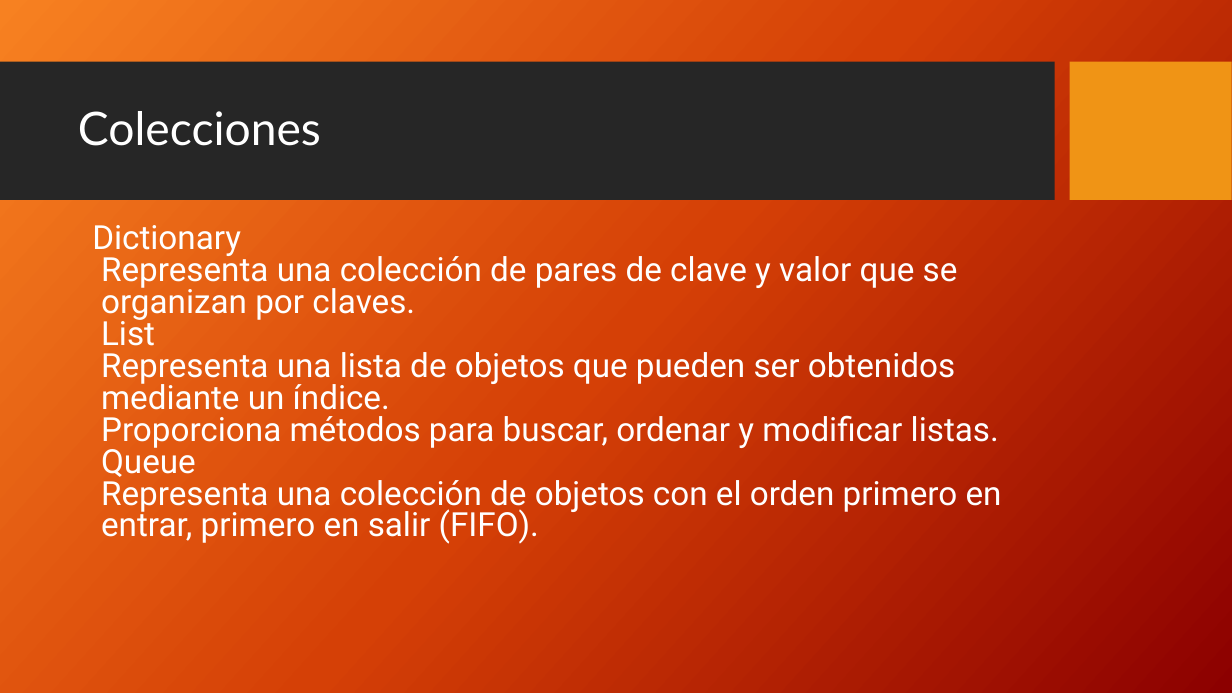
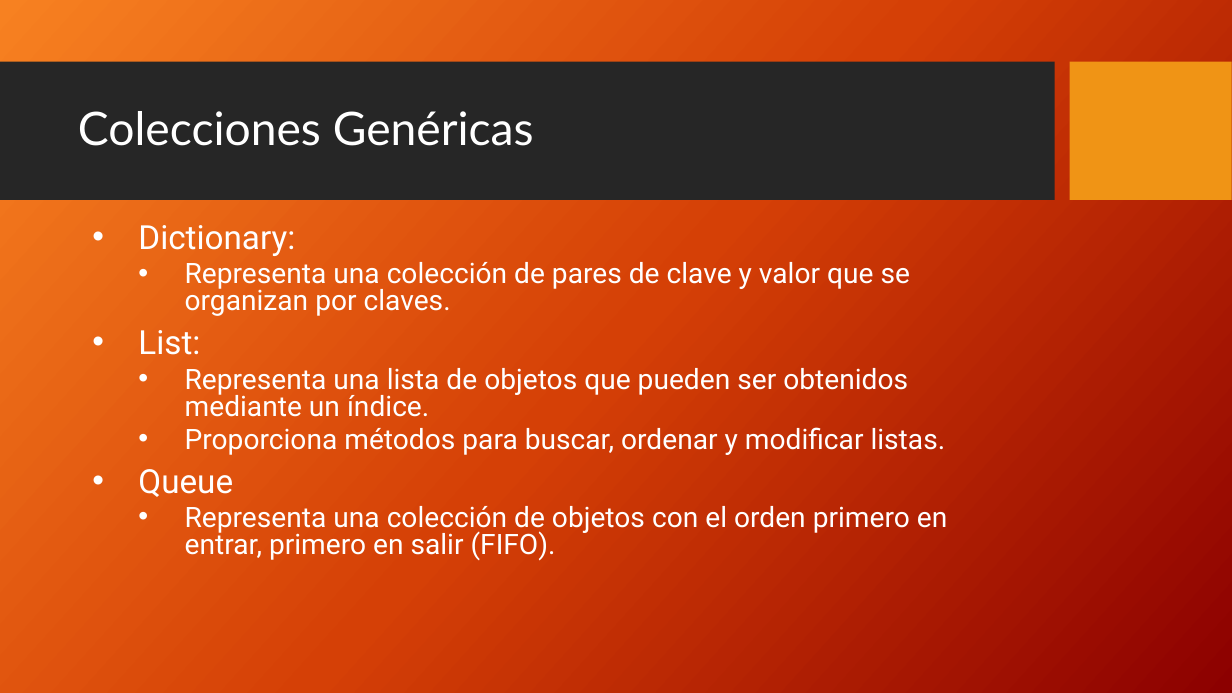
Before and after one commit to FedeDavila1984/utn_prog_y_lab_II, a slide deck: slide 7 of PPTs/ProgramacionII_Clase_07-2018.pptx. Drawn at 1232x693 pixels with LibreOffice and Linux fonts; fonts in the diff are those of the drawing; background and template pictures are left out. Boxes give left, top, right and bottom in pixels: in the first picture for what was removed or moved away, otherwise in the second. Text is boxed around its words. In the diff, an @@ line names an element or a change of style, - is before the commit and + after.

```diff
--- a/PPTs/ProgramacionII_Clase_07-2018.pptx
+++ b/PPTs/ProgramacionII_Clase_07-2018.pptx
@@ title at (x1=78, y1=111, x2=534, y2=146): text changed @@
-Colecciones
+Colecciones Genéricas
@@ text at (x1=138, y1=225, x2=947, y2=561): text changed; size 25.9 to 21.9 pt @@
-Dictionary
-Representa una colección de pares de clave y valor que se organizan por claves.
-List
-Representa una lista de objetos que pueden ser obtenidos mediante un índice.
-Proporciona métodos para buscar, ordenar y modificar listas.
-Queue
-Representa una colección de objetos con el orden primero en entrar, primero en salir (FIFO).
+• Dictionary:
+  • Representa una colección de pares de clave y valor que se organizan por claves.
+• List:
+  • Representa una lista de objetos que pueden ser obtenidos mediante un índice.
+  • Proporciona métodos para buscar, ordenar y modificar listas.
+• Queue
+  • Representa una colección de objetos con el orden primero en entrar, primero en salir (FIFO).
```
Also in this commit, not shown: 11 other slides changed, 5 other files.
